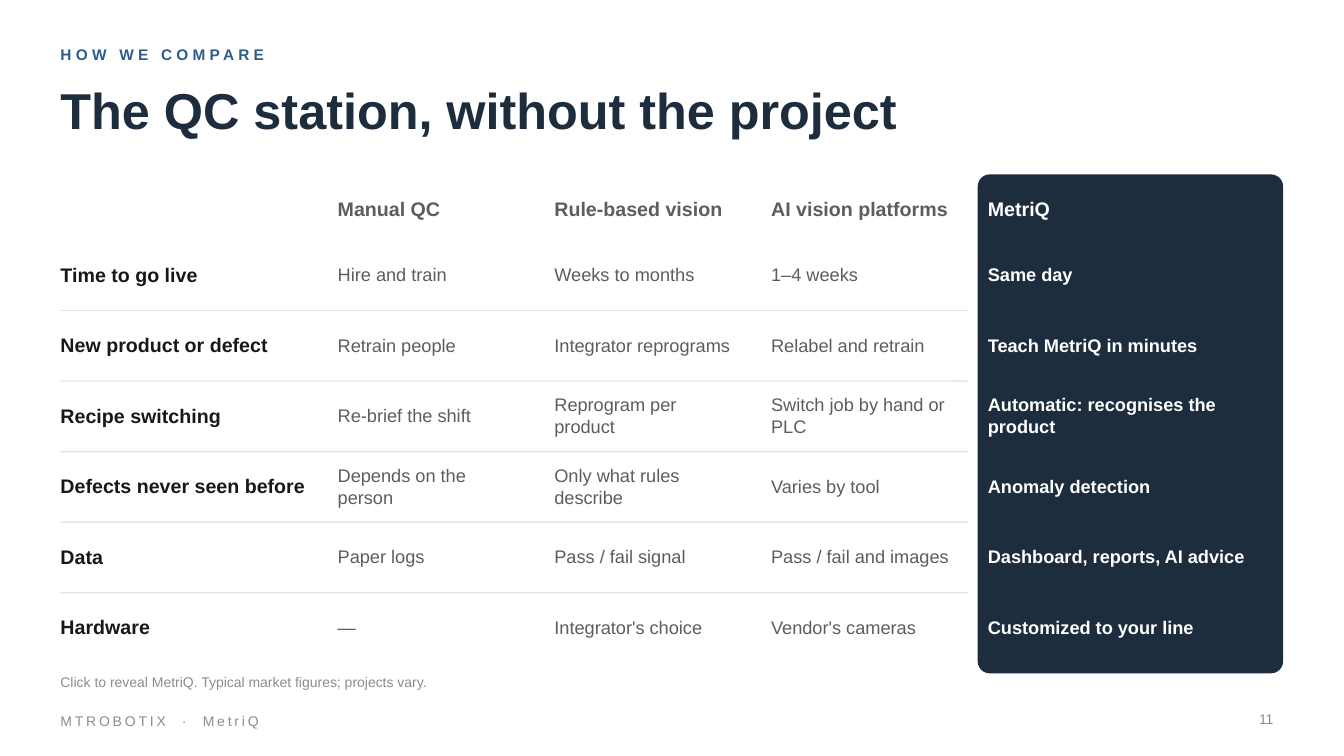
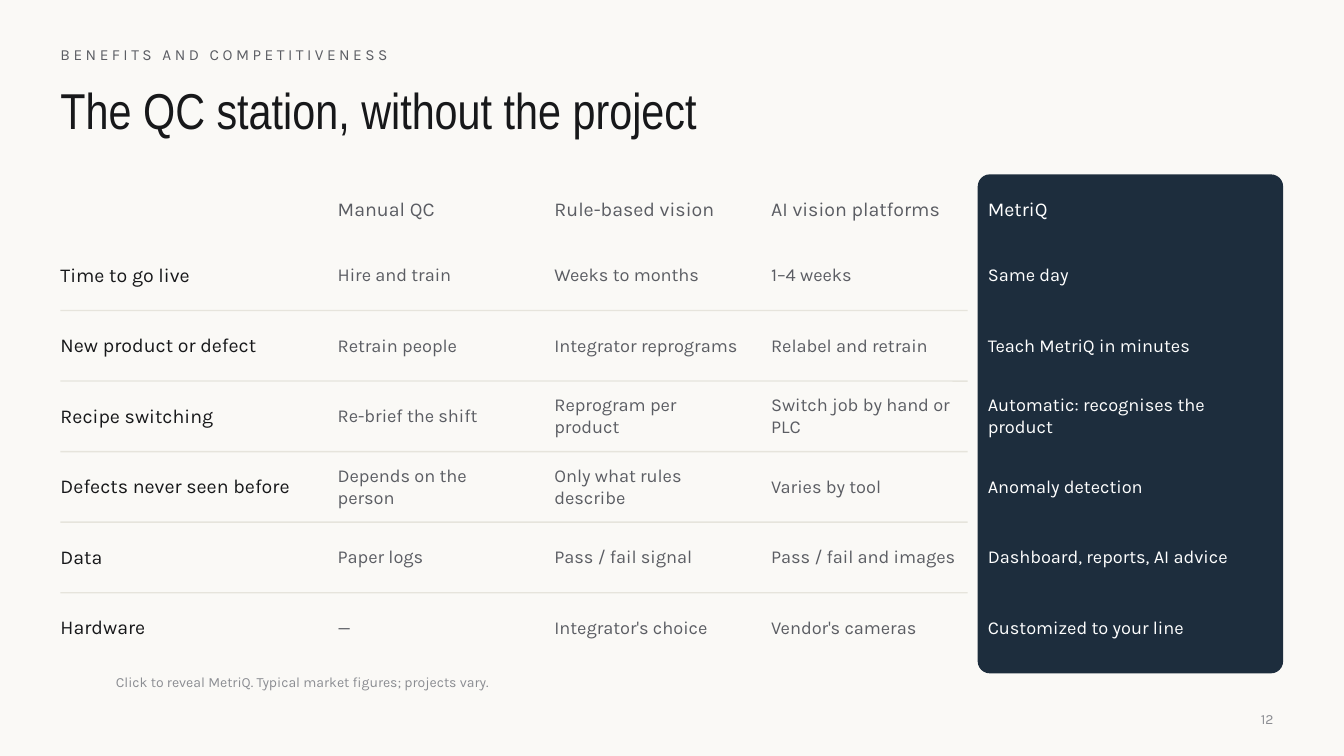
Before and after one commit to MTRobotix/MTR-SOP, a slide deck: slide 12 of content/general/attachments/metriq-pitch-deck.pptx (slide 11 before the commit). Drawn at 1344x756 pixels with LibreOffice and Linux fonts; fonts in the diff are those of the drawing; background and template pictures are left out. Boxes give left, top, right and bottom in pixels: in the first picture for what was removed or moved away, otherwise in the second. Text is boxed around its words. In the diff, an @@ line names an element or a change of style, - is before the commit and + after.

```diff
--- a/content/general/attachments/metriq-pitch-deck.pptx
+++ b/content/general/attachments/metriq-pitch-deck.pptx
@@ background #FFFFFF to #FAF9F6 @@
@@ text at box(60, 50, 388, 60): text changed; font Arial to Karla; text colour #2F5D8A to #5B5D63; bold off @@
-HOW WE COMPARE
+BENEFITS AND COMPETITIVENESS
@@ title "The QC station, without the ..." at box(60, 92, 697, 139): font Arial to Arial Narrow, text colour #1D2D3D to #17181A, bold off @@
@@ font Arial to Karla in 19 elements at box(338, 268, 451, 281), box(554, 268, 699, 281), box(771, 268, 852, 281), box(338, 339, 457, 357), box(554, 340, 737, 357), box(771, 339, 928, 352), box(338, 409, 477, 422), box(554, 399, 677, 438), box(771, 398, 950, 433), box(338, 469, 467, 508), box(554, 469, 682, 504), box(771, 480, 881, 498), box(338, 550, 423, 568), box(554, 550, 692, 568), box(771, 550, 956, 568), box(554, 621, 707, 639), box(771, 621, 917, 634), box(116, 677, 489, 691), box(338, 595, 524, 659) @@
@@ font Arial to Karla, bold off in 16 elements at box(338, 202, 435, 219), box(554, 202, 714, 216), box(771, 202, 940, 221), box(988, 202, 1048, 220), box(60, 268, 189, 287), box(988, 268, 1068, 286), box(60, 338, 256, 357), box(988, 339, 1190, 355), box(60, 409, 213, 428), box(988, 398, 1205, 438), box(60, 479, 289, 494), box(988, 480, 1143, 498), box(60, 551, 102, 565), box(988, 550, 1228, 568), box(60, 620, 145, 635), box(988, 621, 1184, 639) @@
@@ text "Click to reveal MetriQ. Typical ...": place and size @@
-text "Click to reveal MetriQ. Typical ..." at box(60, 677, 426, 690)
+text "Click to reveal MetriQ. Typical ..." at box(116, 677, 489, 691)
@@ text removed at box(60, 716, 259, 729) @@
-MTROBOTIX · MetriQ
@@ page number at box(1261, 715, 1274, 724): text changed; font Arial to Karla @@
-11
+12
```
Also in this commit, not shown: 12 other slides changed, 3 slides added, 1 slide removed, 52 other files.
